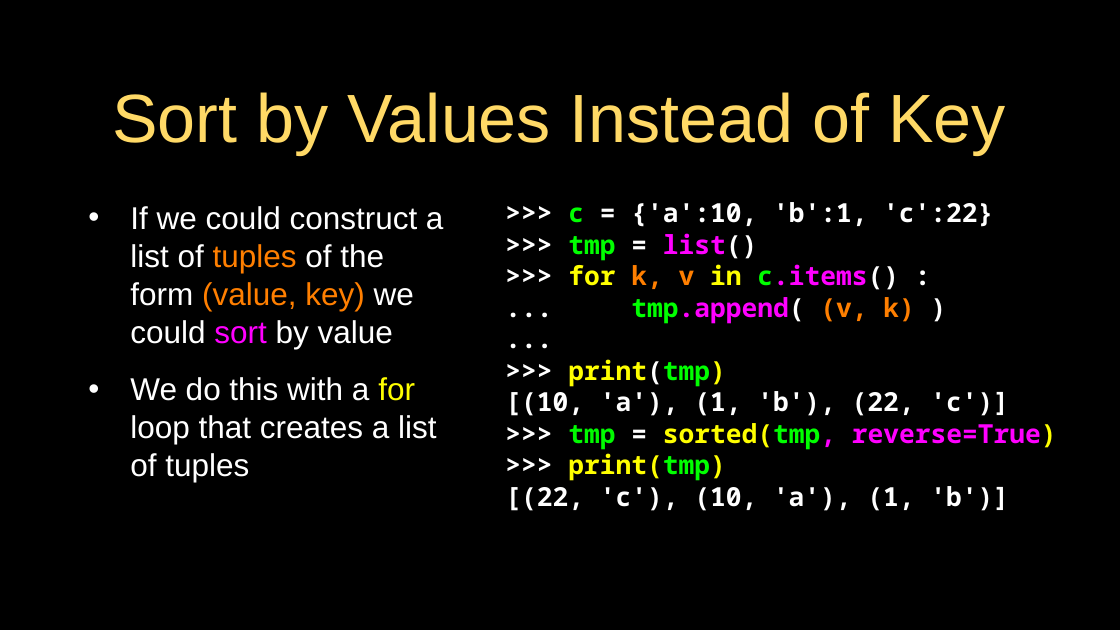
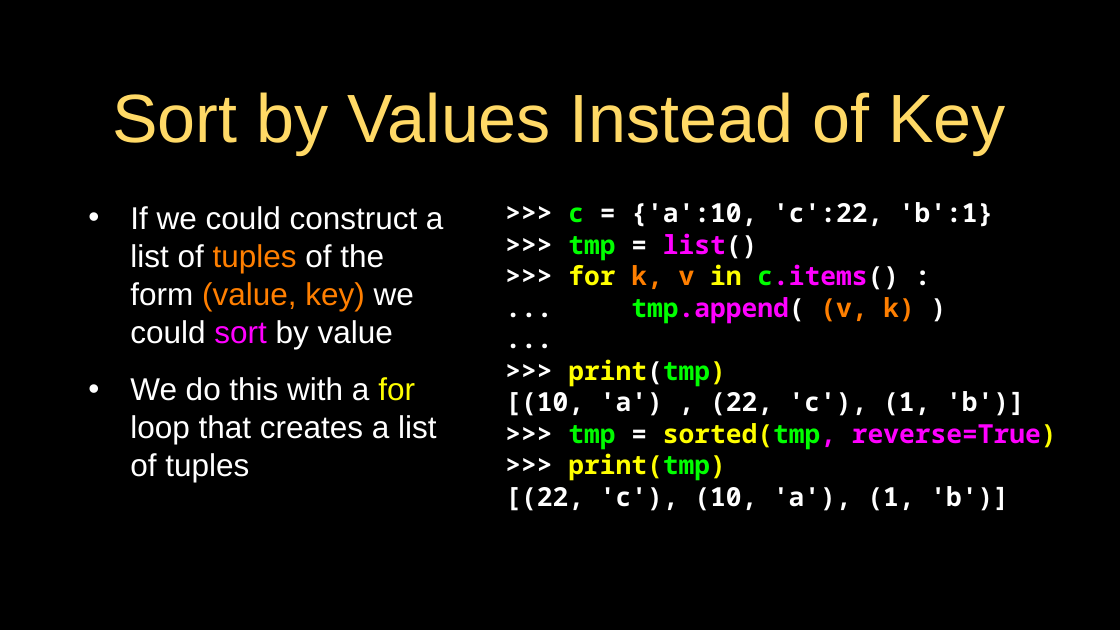
Before and after one commit to csev/py4e, a slide deck: slide 12 of lectures3/Pythonlearn-10-Tuples.pptx. Drawn at 1120x630 pixels with LibreOffice and Linux fonts; fonts in the diff are those of the drawing. Boxes give left, top, right and bottom in pixels: in the first picture for what was removed or moved away, otherwise in the second. Text is boxed around its words. In the diff, an @@ line names an element or a change of style, - is before the commit and + after.

```diff
--- a/lectures3/Pythonlearn-10-Tuples.pptx
+++ b/lectures3/Pythonlearn-10-Tuples.pptx
@@ text at bbox=[568, 202, 993, 227]: text changed @@
-  >>> c = {'a':10, 'b':1, 'c':22}
+  >>> c = {'a':10, 'c':22, 'b':1}
@@ text at bbox=[505, 391, 1025, 416]: text changed @@
-  [(10, 'a'), (1, 'b'), (22, 'c')]
+  [(10, 'a') , (22, 'c'), (1, 'b')]
```
Also in this commit, not shown: 2 other slides changed, 1 other file.
